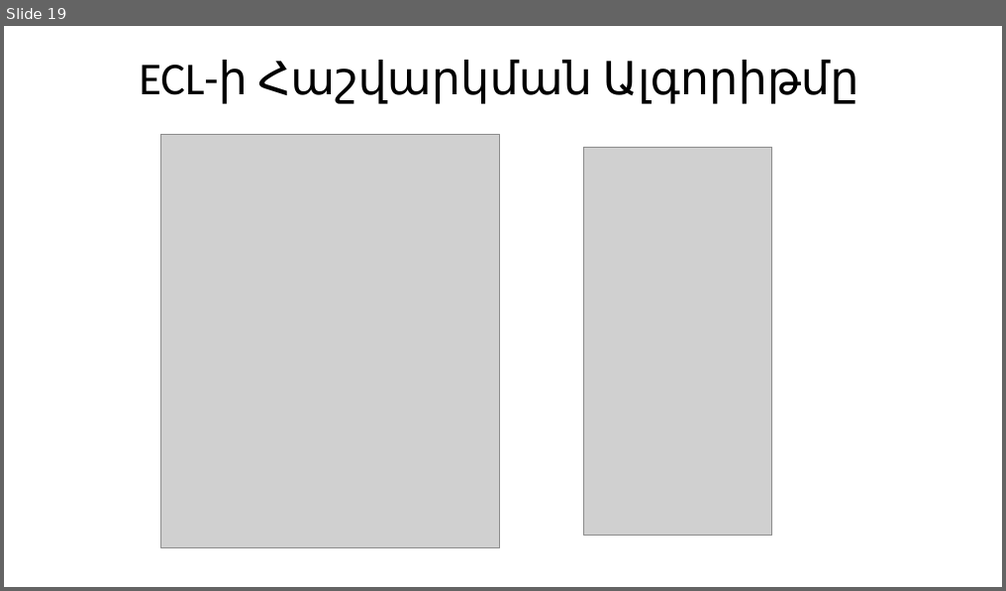
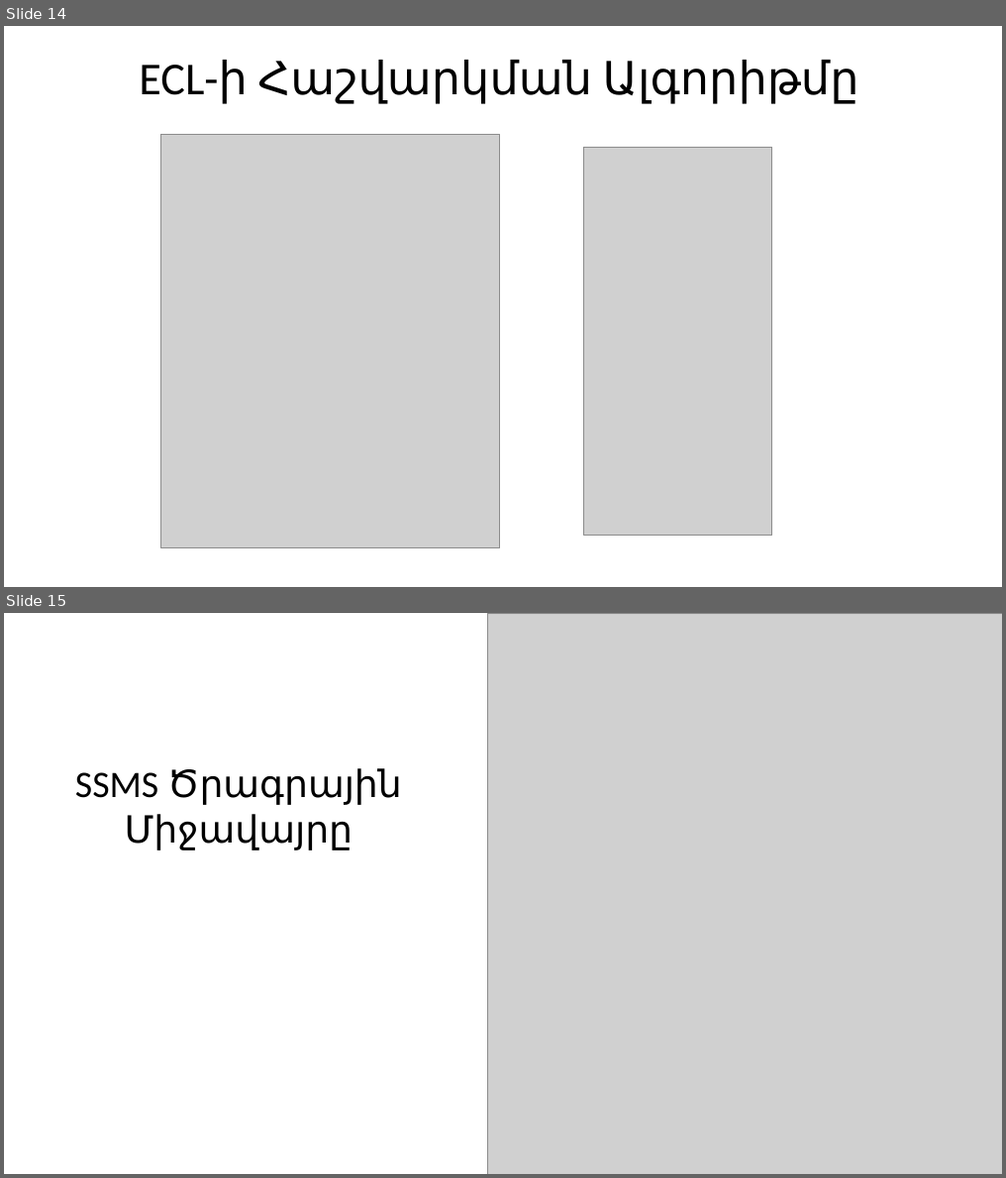
Before and after one commit to HHayk004/Diplomayin, a slide deck: final presentation Hayk.pptx. Shown one above the other, each under a label of ours: slide 19 before the commit, slides 14 and 15 after it. The pictures are 1006x591 and 1006x1178 pixels, drawn with LibreOffice and Linux fonts; fonts in the diff are those of the drawing; grey boxes stand for pictures. Boxes give left, top, right and bottom in pixels: in the first picture for what was removed or moved away, otherwise in the second. Text is boxed around its words. In the diff, an @@ line names an element or a change of style, - is before the commit and + after.

```diff
--- a/final presentation Hayk.pptx
+++ b/final presentation Hayk.pptx
@@ slide 15 added at box(4, 613, 1002, 1174), background #FFFFFF @@
@@ picture added at box(487, 613, 1002, 1174) @@
@@ text added at box(75, 768, 402, 851), 36 pt, text #000000 @@
+SSMS Ծրագրային Միջավայրը
@@ what was slide 19 is now slide 14 @@
```
Also in this commit, not shown: 2 other slides added, 6 slides removed, 23 other files.
